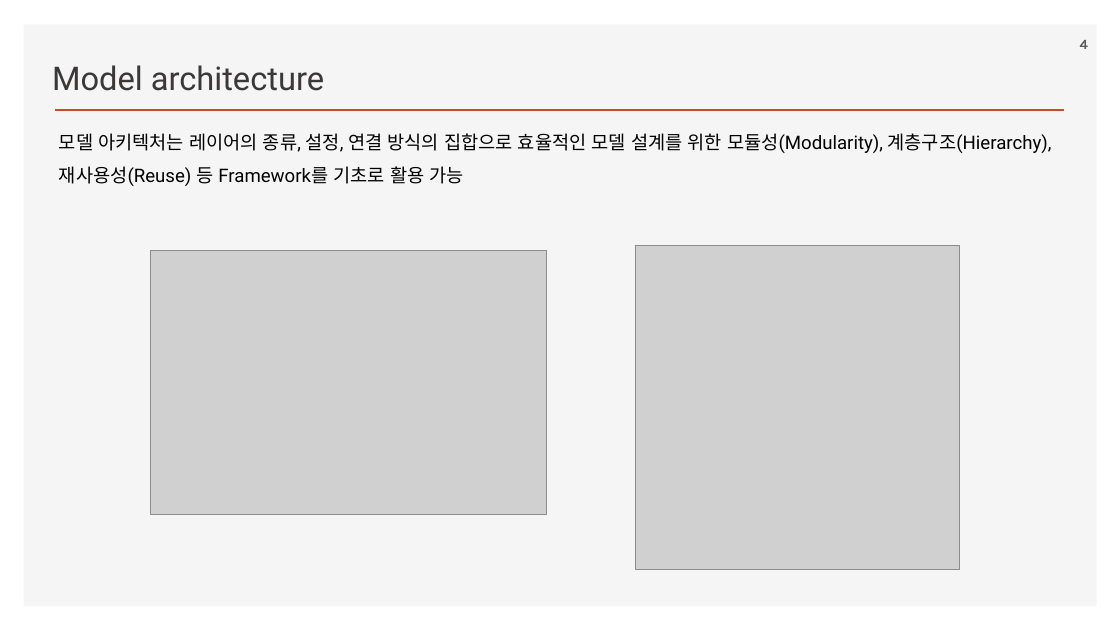
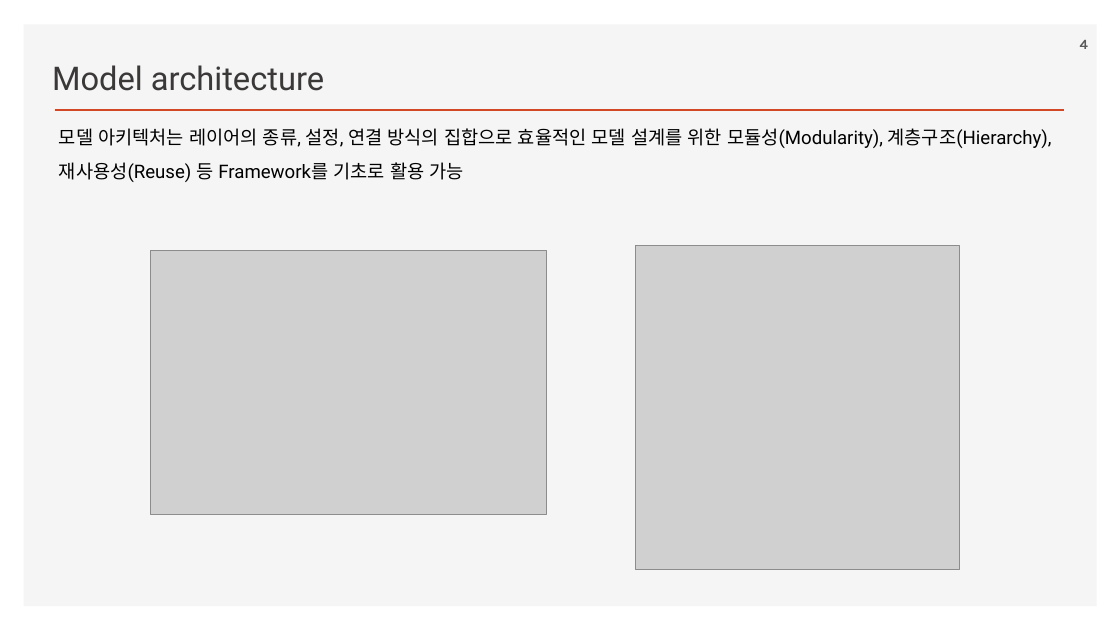
Before and after one commit to ancestor9/2026_Fall_Deep-Learning-with-Python, a slide deck: slide 4 of Chapter 09 ConvNet architecture patterns.pptx. Drawn at 1120x630 pixels with LibreOffice and Linux fonts; fonts in the diff are those of the drawing; grey boxes stand for pictures; background and template pictures are left out. Boxes give left, top, right and bottom in pixels: in the first picture for what was removed or moved away, otherwise in the second. Text is boxed around its words. In the diff, an @@ line names an element or a change of style, - is before the commit and + after.

```diff
--- a/Chapter 09 ConvNet architecture patterns.pptx
+++ b/Chapter 09 ConvNet architecture patterns.pptx
@@ text "모델 아키텍처는 레이어의 종류, 설정, ...": place and size @@
-text "모델 아키텍처는 레이어의 종류, 설정, ..." at (59,133,1052,186)
+text "모델 아키텍처는 레이어의 종류, 설정, ..." at (59,128,1052,182)
```
Also in this commit, not shown: 12 other slides changed.
